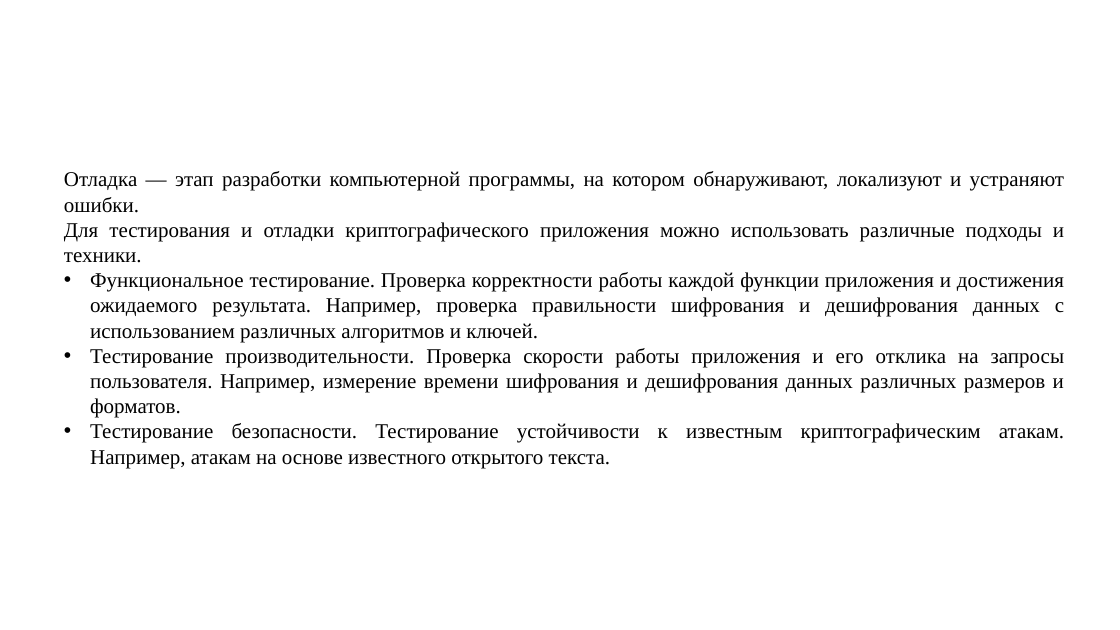
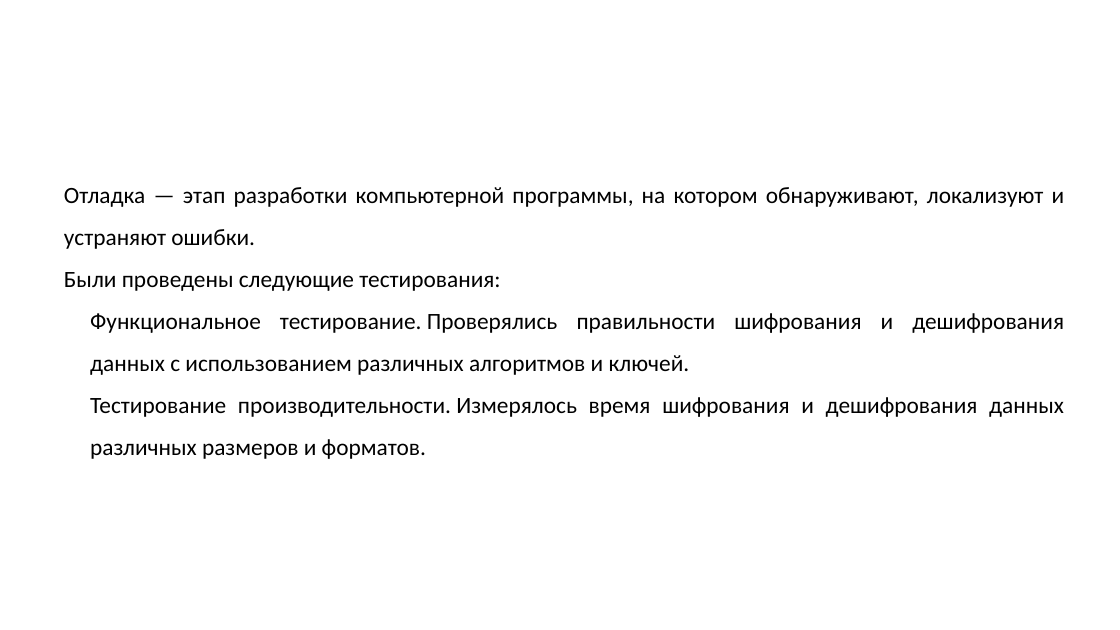
Before and after one commit to rad1anttt/diplom-_-, a slide deck: slide 21 of rad1anttt презентация.pptx (slide 16 before the commit). Drawn at 1120x630 pixels with LibreOffice and Linux fonts; fonts in the diff are those of the drawing; background and template pictures are left out. Boxes give left, top, right and bottom in pixels: in the first picture for what was removed or moved away, otherwise in the second. Text is boxed around its words. In the diff, an @@ line names an element or a change of style, - is before the commit and + after.

```diff
--- a/rad1anttt презентация.pptx
+++ b/rad1anttt презентация.pptx
@@ text at [64,187,1065,249]: size 18 to 20 pt, font Times New Roman to Calibri in "Отладка — этап разработки компьютерной программы, на ..."; line spacing 1 to 1.5 @@
@@ text at [64,272,1064,459]: text changed; size 18 to 20 pt; font Times New Roman to Calibri @@
-Для тестирования и отладки криптографического приложения можно использовать различные подходы и техники.
-• Функциональное тестирование. Проверка корректности работы каждой функции приложения и достижения ожидаемого результата. Например, проверка правильности шифрования и дешифрования данных с использованием различных алгоритмов и ключей.
-• Тестирование производительности. Проверка скорости работы приложения и его отклика на запросы пользователя. Например, измерение времени шифрования и дешифрования данных различных размеров и форматов.
-• Тестирование безопасности. Тестирование устойчивости к известным криптографическим атакам. Например, атакам на основе известного открытого текста.
+Были проведены следующие тестирования:
+Функциональное тестирование. Проверялись правильности шифрования и дешифрования данных с использованием различных алгоритмов и ключей.
+Тестирование производительности. Измерялось время шифрования и дешифрования данных различных размеров и форматов.
```
Also in this commit, not shown: 16 other slides changed, 7 slides added, 2 slides removed, 1 other file.
